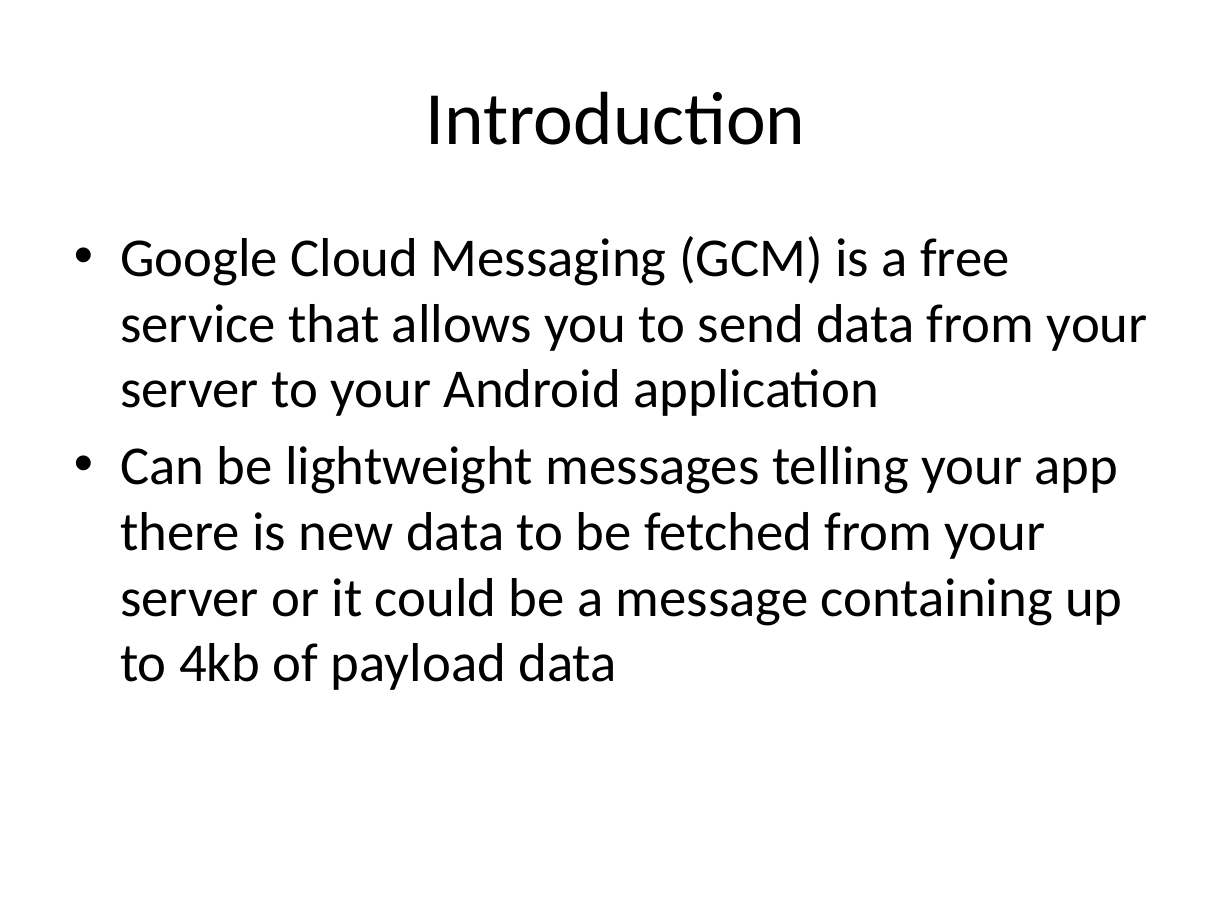
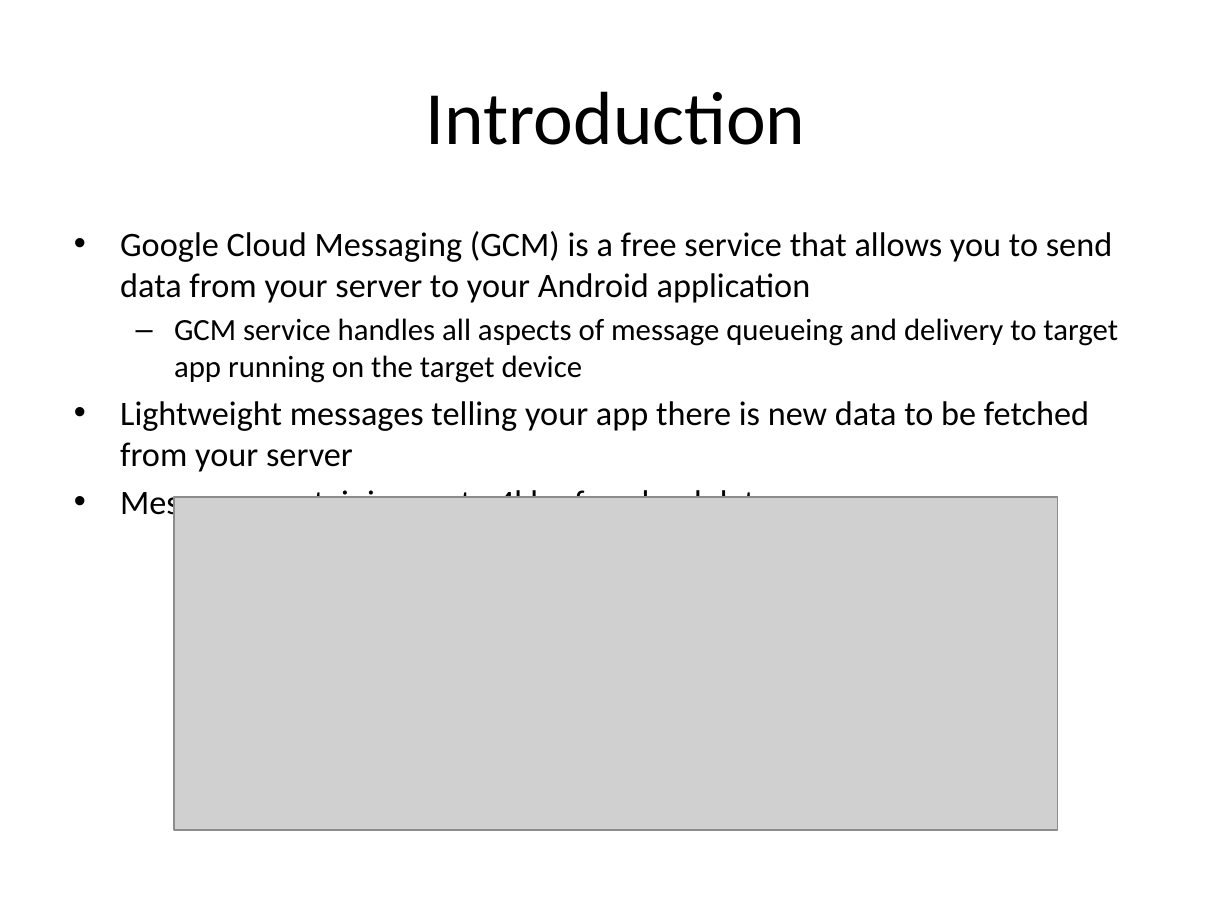
Before and after one commit to LeadingEDJE/MobilePushNotification, a slide deck: slide 4 of Implementing Push Notification in Android.pptx. Drawn at 1232x924 pixels with LibreOffice and Linux fonts; fonts in the diff are those of the drawing; grey boxes stand for pictures; background and template pictures are left out. Boxes give left, top, right and bottom in pixels: in the first picture for what was removed or moved away, otherwise in the second. Text is boxed around its words. In the diff, an @@ line names an element or a change of style, - is before the commit and + after.

```diff
--- a/Implementing Push Notification in Android.pptx
+++ b/Implementing Push Notification in Android.pptx
@@ text at bbox=[120, 231, 1112, 303]: size 32 to 20 pt in "Google Cloud Messaging (GCM) is a free ..."; less space between paragraphs @@
@@ text at bbox=[120, 318, 1118, 522]: text changed; size 32 to 20 pt @@
-• Can be lightweight messages telling your app there is new data to be fetched from your server or it could be a message containing up to 4kb of payload data
+  – GCM service handles all aspects of message queueing and delivery to target app running on the target device
+• Lightweight messages telling your app there is new data to be fetched from your server
+• Messages containing up to 4kb of payload data
@@ picture added at bbox=[174, 496, 1057, 829] @@
```
Also in this commit, not shown: 10 other slides changed, 3 other files.
